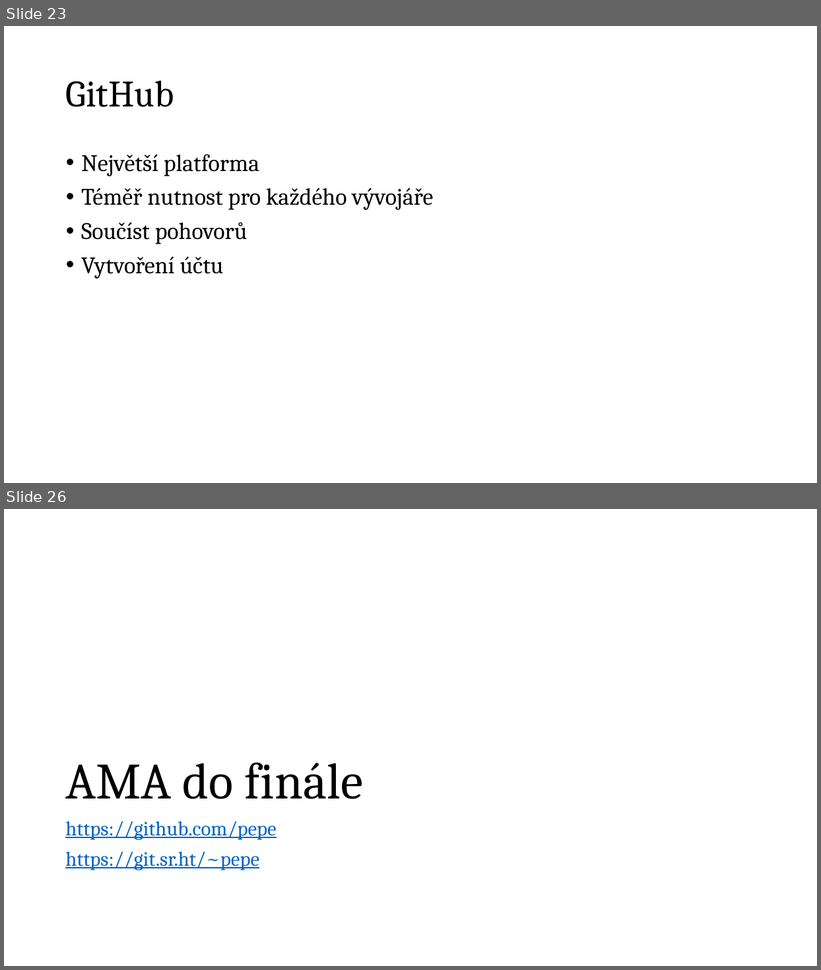
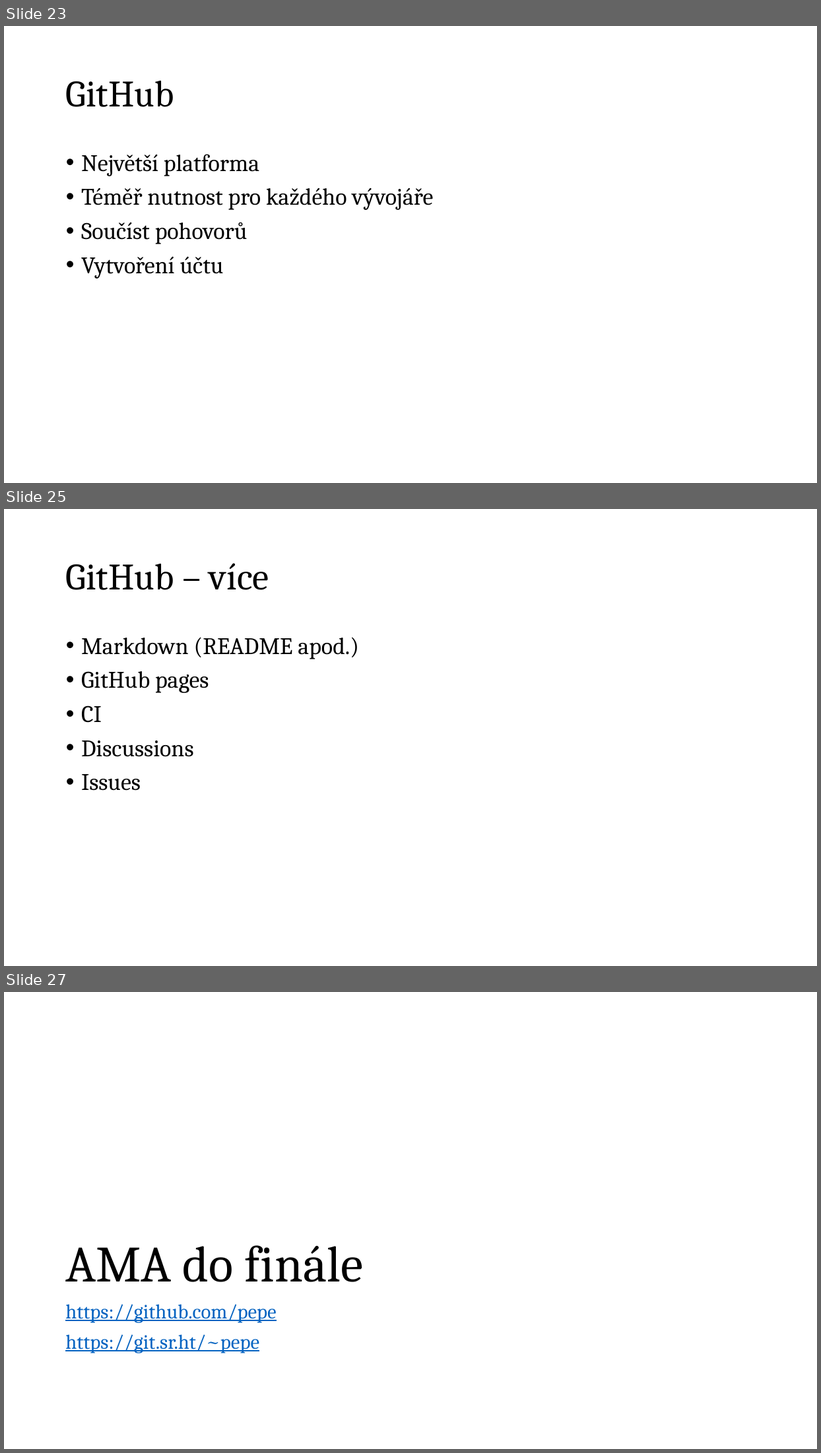
Before and after one commit to pepe/gitwstul22, a slide deck: gitwstul.pptx. Shown one above the other, each under a label of ours: slides 23 and 26 before the commit, slides 23, 25 and 27 after it; the slides between them are not shown. The pictures are 821x970 and 821x1453 pixels, drawn with LibreOffice and Linux fonts; fonts in the diff are those of the drawing. Boxes give left, top, right and bottom in pixels: in the first picture for what was removed or moved away, otherwise in the second. Text is boxed around its words. In the diff, an @@ line names an element or a change of style, - is before the commit and + after.

```diff
--- a/gitwstul.pptx
+++ b/gitwstul.pptx
@@ slide 25 added at (4, 509, 817, 966), background #FFFFFF @@
@@ title added at (66, 563, 269, 590), 44 pt, text #000000 @@
+GitHub – více
@@ text added at (81, 637, 359, 791), 28 pt, text #000000 @@
+• Markdown (README apod.)
+• GitHub pages
+• CI
+• Discussions
+• Issues
@@ what was slide 26 is now slide 27 @@
```
Also in this commit, not shown: 4 slides changed, 2 other files.
